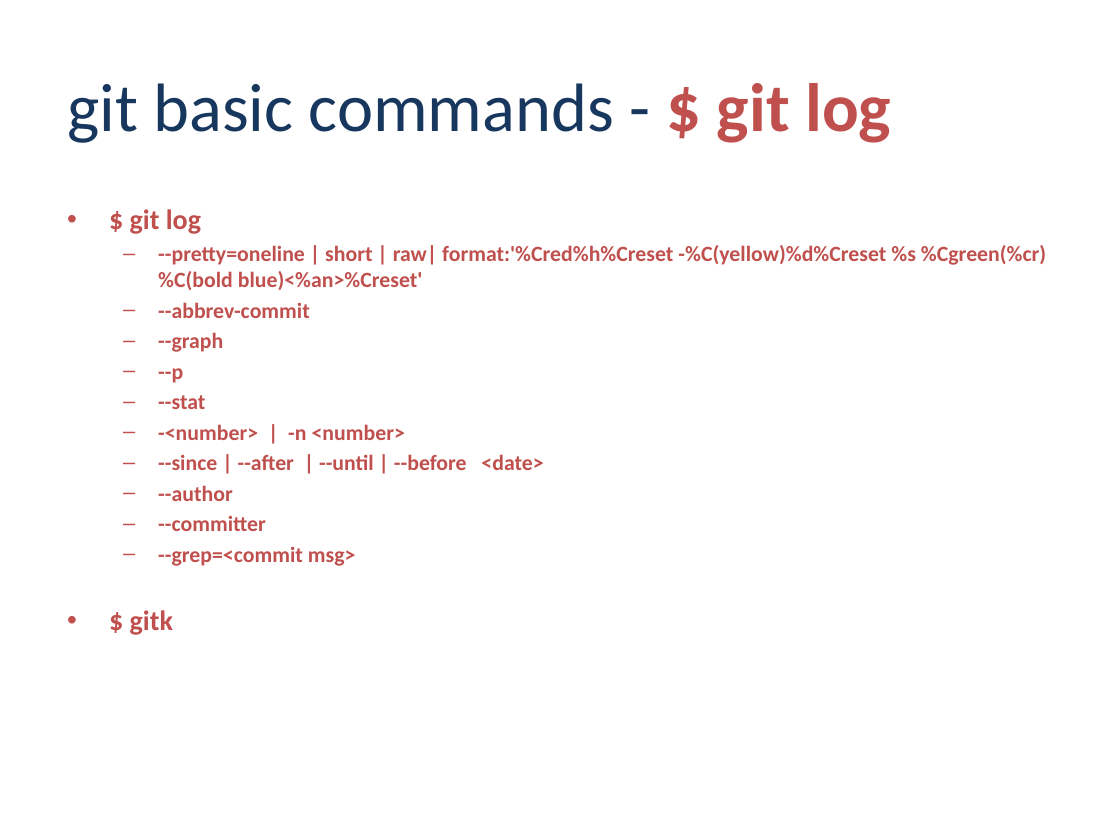
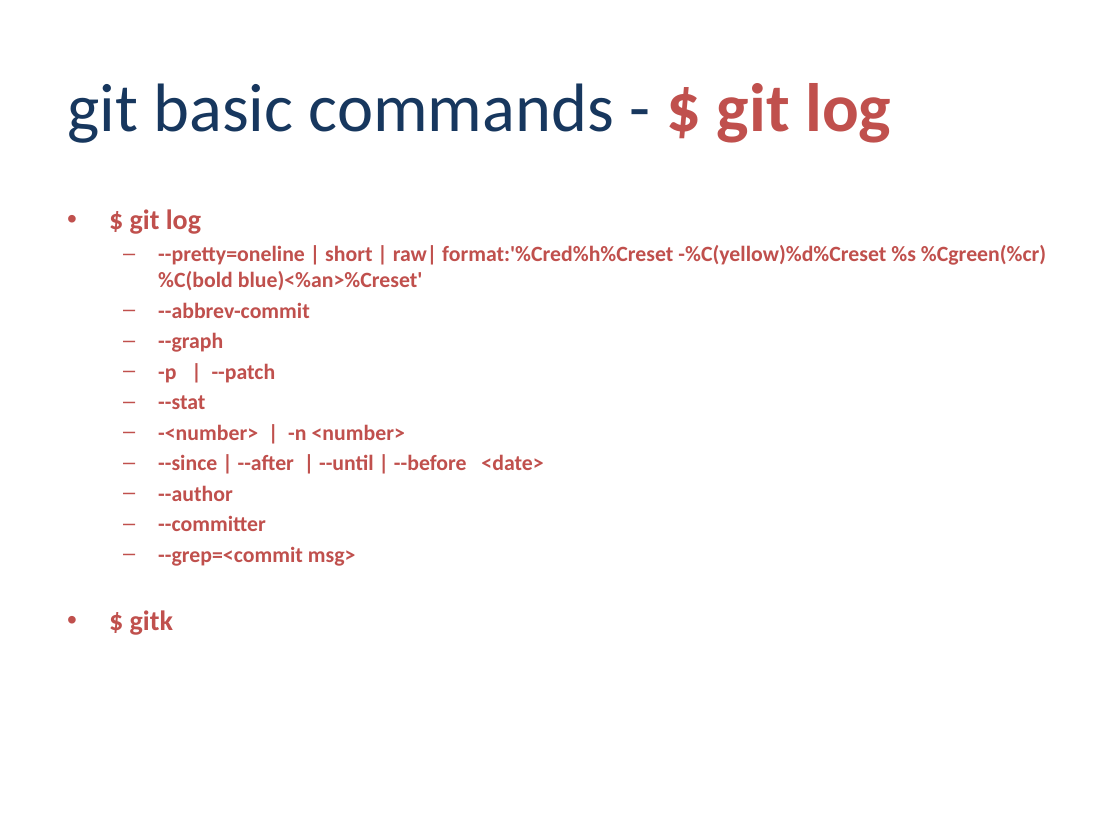
Before and after one commit to ayi0z/PGRN, a slide deck: slide 16 of ProGit.pptx. Drawn at 1120x840 pixels with LibreOffice and Linux fonts; fonts in the diff are those of the drawing; background and template pictures are left out. Boxes give left, top, right and bottom in pixels: in the first picture for what was removed or moved away, otherwise in the second. Text is boxed around its words. In the diff, an @@ line names an element or a change of style, - is before the commit and + after.

```diff
--- a/ProGit.pptx
+++ b/ProGit.pptx
@@ text at bbox=[158, 363, 276, 383]: text changed @@
-  – --p
+  – -p | --patch
```
Also in this commit, not shown: 6 other slides changed, 13 slides added, 1 other file.
